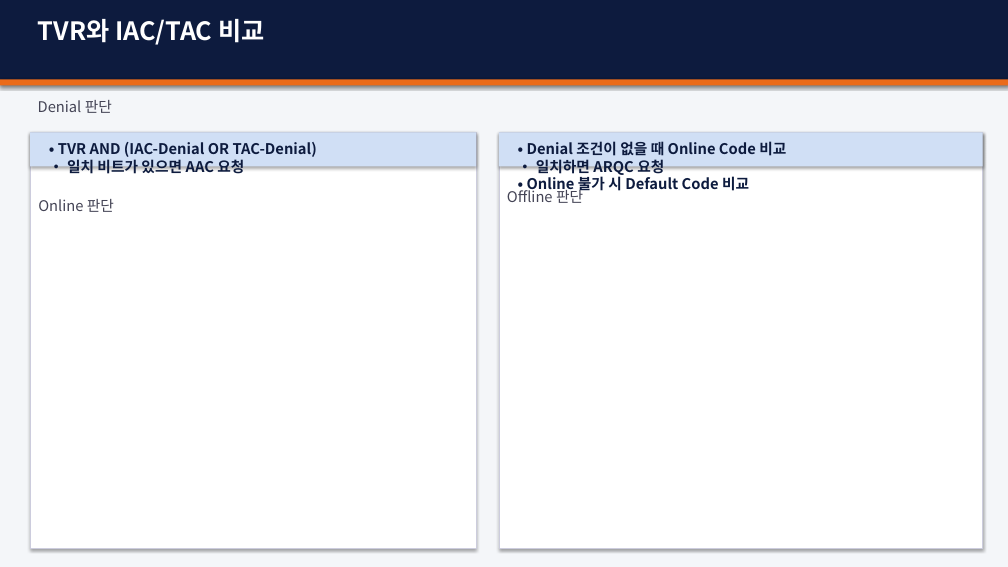
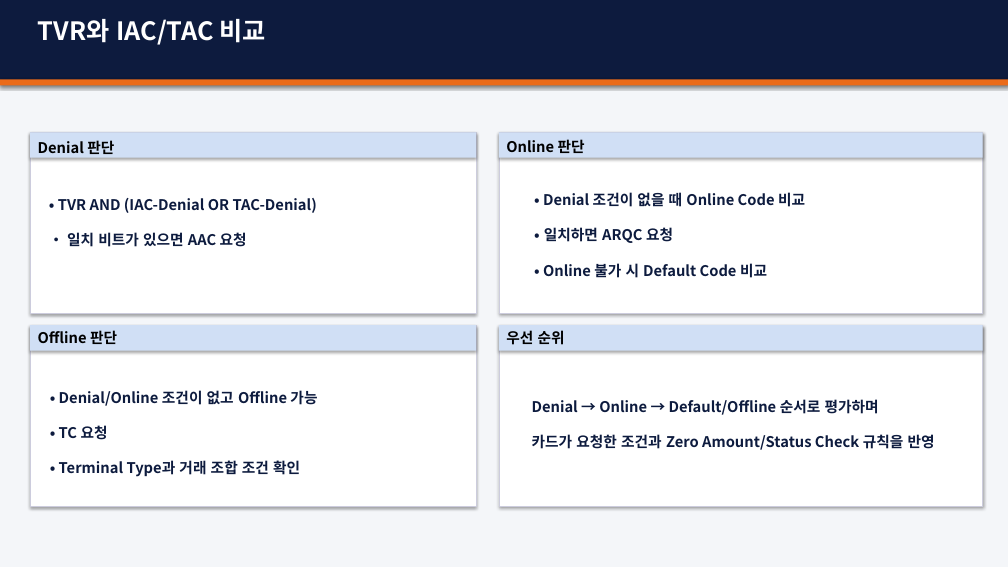
Before and after one commit to tjdguswls01/SeongHyeonJin_em, a slide deck: slide 26 of kernel/02_AMEX/amex.pptx (slide 27 before the commit). Drawn at 1008x567 pixels with LibreOffice and Linux fonts; fonts in the diff are those of the drawing. Boxes give left, top, right and bottom in pixels: in the first picture for what was removed or moved away, otherwise in the second. Text is boxed around its words. In the diff, an @@ line names an element or a change of style, - is before the commit and + after.

```diff
--- a/kernel/02_AMEX/amex.pptx
+++ b/kernel/02_AMEX/amex.pptx
@@ rectangle: place and size @@
-rectangle at [30, 132, 476, 166]
+rectangle at [30, 132, 476, 158]
@@ text "Denial 판단": place and size @@
-text "Denial 판단" at [38, 100, 112, 113]
+text "Denial 판단" at [38, 140, 114, 154]
@@ text "Denial 판단" at [38, 140, 114, 154]: text colour #444455 to #000000, bold on @@
@@ rectangle: place and size @@
-rectangle at [30, 132, 476, 548]
+rectangle at [30, 132, 476, 313]
@@ rectangle: place and size @@
-rectangle at [499, 132, 983, 166]
+rectangle at [499, 132, 983, 158]
@@ rectangle: place and size @@
-rectangle at [499, 132, 983, 548]
+rectangle at [499, 132, 983, 313]
@@ text "Online 판단": place and size @@
-text "Online 판단" at [38, 199, 114, 212]
+text "Online 판단" at [506, 139, 585, 153]
@@ text "Online 판단" at [506, 139, 585, 153]: text colour #444455 to #000000, bold on; line spacing 2.5 to 1 @@
@@ text "• TVR AND (IAC-Denial OR ..." rewrapped from [58, 142, 317, 176] to [58, 198, 317, 247] @@
@@ text "• Denial 조건이 없을 때 ..." rewrapped from [527, 141, 786, 194] to [543, 192, 805, 278] @@
@@ text "Offline 판단": place and size @@
-text "Offline 판단" at [507, 187, 583, 203]
+text "Offline 판단" at [38, 330, 117, 344]
@@ text "Offline 판단" at [38, 330, 117, 344]: text colour #444455 to #000000, bold on; line spacing 2 to 1 @@
@@ rectangle added at [30, 325, 476, 506], fill #FFFFFF, outline #CCCCDD 0.75 pt @@
@@ rectangle added at [30, 325, 476, 351], fill #D0DFF5 @@
@@ rectangle added at [499, 325, 983, 506], fill #FFFFFF, outline #CCCCDD 0.75 pt @@
@@ rectangle added at [499, 325, 983, 351], fill #D0DFF5 @@
@@ text added at [506, 330, 565, 345], 14 pt, text #000000, bold @@
+우선 순위
@@ text added at [59, 390, 317, 477], 14 pt, text #0D1B3E, bold @@
+• Denial/Online 조건이 없고 Offline 가능
+• TC 요청
+• Terminal Type과 거래 조합 조건 확인
@@ text added at [532, 399, 935, 450], 14 pt, text #0D1B3E, bold @@
+Denial → Online → Default/Offline 순서로 평가하며
+카드가 요청한 조건과 Zero Amount/Status Check 규칙을 반영
```
Also in this commit, not shown: 17 other slides changed, 1 slide removed, 2 other files.
